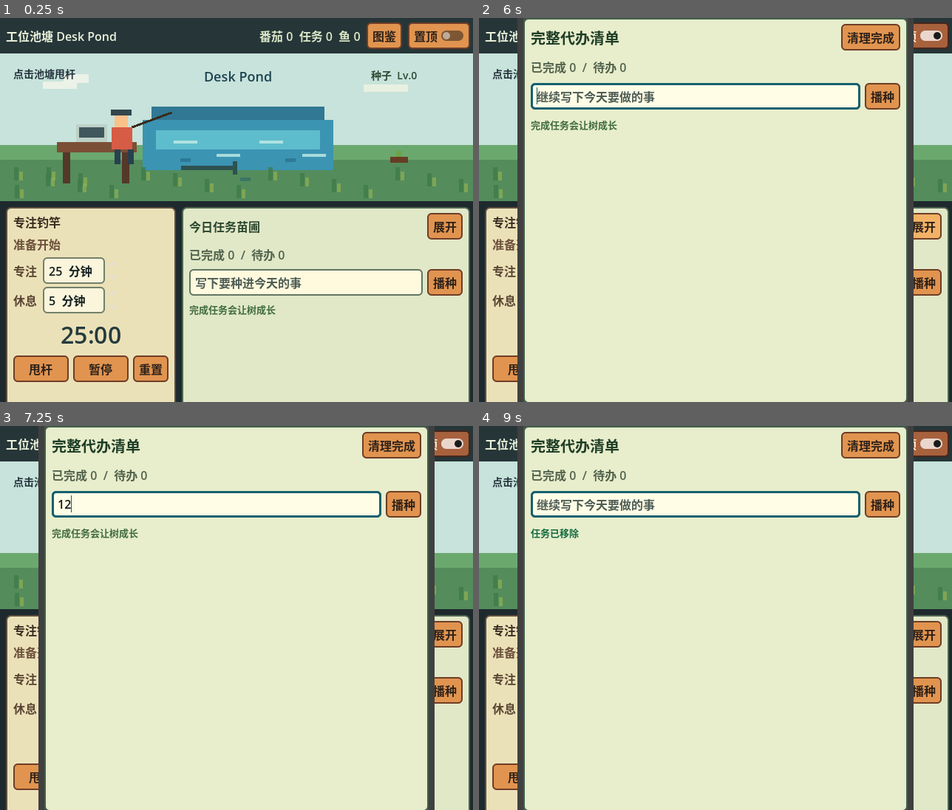
Above: before the commit, frames 1-4 (two rows, left to right).
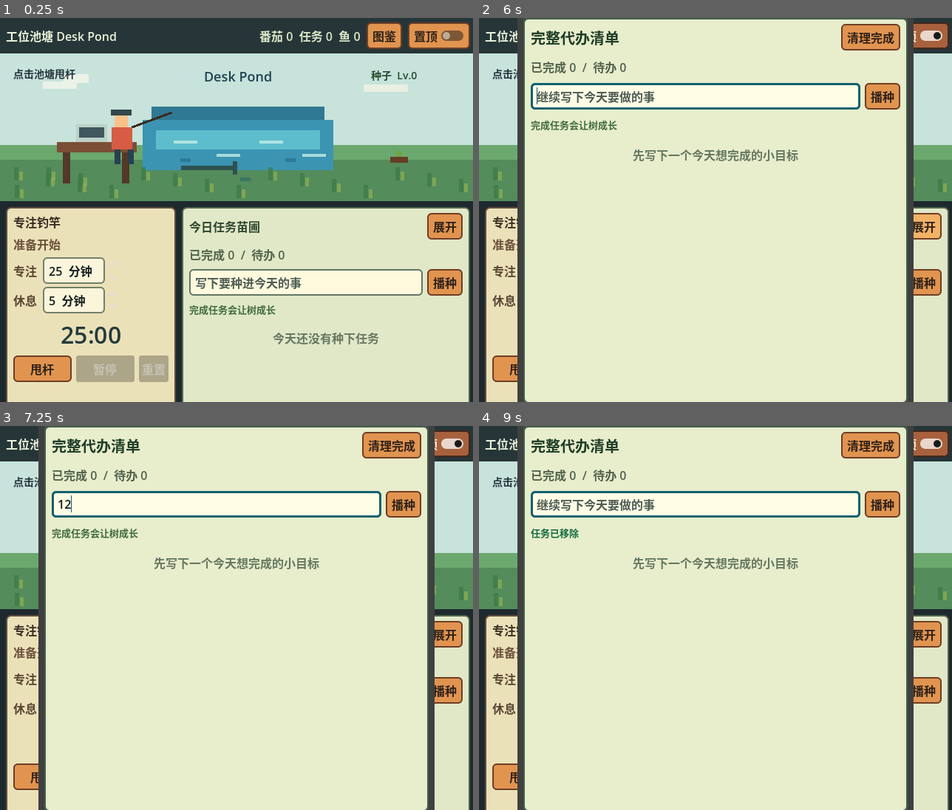
Above: after the commit, the same moments.

Repository: Mr-Salticidae/desk-pond
Game: Godot game, scene res://scenes/Main.tscn
Two runs of this game, one before a commit and one after it. Both use one fixed random seed, a clock stepped at 60 frames per second and the inputs below.
Inputs (mouse positions are in pixels of both pictures, inside the frame that each line leads up to):
- Up to frame 1 (0.25 s): no input
- Up to frame 2 (6 s): click (786, 282) at 0.52 s; type "12" at 0.6 s; click "甩杆" at 1.25 s; click "图鉴" at 2 s; click "置顶" at 2.75 s; click "暂停" at 3.5 s; click "继续" at 4.25 s; click "重置" at 5 s; click "展开" at 5.75 s
- Up to frame 3 (7.25 s): click (217, 502) at 6.52 s; type "12" at 6.6 s
- Up to frame 4 (9 s): click "播种" at 7.25 s; click (677, 744) at 8.02 s; click "×" at 8.75 s

The runs differ from the first frame. In frame 1, 1.9% of the frame differs, in the area x 6-81%, y 81-95%; in frame 2, 0.5%; in frame 3, 0.5%; in frame 4, 0.5%.

Commit message:
Polish timer controls and empty task state

Diff:
--- a/scripts/pomodoro_timer.gd
+++ b/scripts/pomodoro_timer.gd
@@ -196,8 +196,12 @@
 				mode_label.text = "准备开始"
 	if pause_button:
 		pause_button.text = "继续" if state == "paused" else "暂停"
+		pause_button.disabled = state == "idle" or state == "completed"
 	if start_button:
 		start_button.disabled = state == "focusing" or state == "break"
+		start_button.text = "休息中" if state == "break" else "甩杆"
+	if reset_button:
+		reset_button.disabled = state == "idle"
 	if focus_spin:
 		focus_spin.editable = state == "idle" or state == "completed"
 	if break_spin:
--- a/scripts/task_manager.gd
+++ b/scripts/task_manager.gd
@@ -173,12 +173,18 @@
 	if task_list == null:
 		return
 	_clear_task_list(task_list)
-	for task in tasks:
-		task_list.add_child(_make_task_item(task))
+	if tasks.is_empty():
+		task_list.add_child(_make_empty_label("今天还没有种下任务"))
+	else:
+		for task in tasks:
+			task_list.add_child(_make_task_item(task))
 	if full_task_list:
 		_clear_task_list(full_task_list)
-		for task in tasks:
-			full_task_list.add_child(_make_task_item(task))
+		if tasks.is_empty():
+			full_task_list.add_child(_make_empty_label("先写下一个今天想完成的小目标"))
+		else:
+			for task in tasks:
+				full_task_list.add_child(_make_task_item(task))
 	_update_progress()
 
 func _make_task_item(task: Dictionary) -> TaskItem:
@@ -191,6 +197,15 @@
 func _clear_task_list(list: VBoxContainer) -> void:
 	for child in list.get_children():
 		child.queue_free()
+
+func _make_empty_label(text: String) -> Label:
+	var label := Label.new()
+	label.text = text
+	label.custom_minimum_size = Vector2(0, 42)
+	label.vertical_alignment = VERTICAL_ALIGNMENT_CENTER
+	label.horizontal_alignment = HORIZONTAL_ALIGNMENT_CENTER
+	label.add_theme_color_override("font_color", Color(0.40, 0.47, 0.38))
+	return label
 
 func _update_progress() -> void:
 	var done_count := 0
